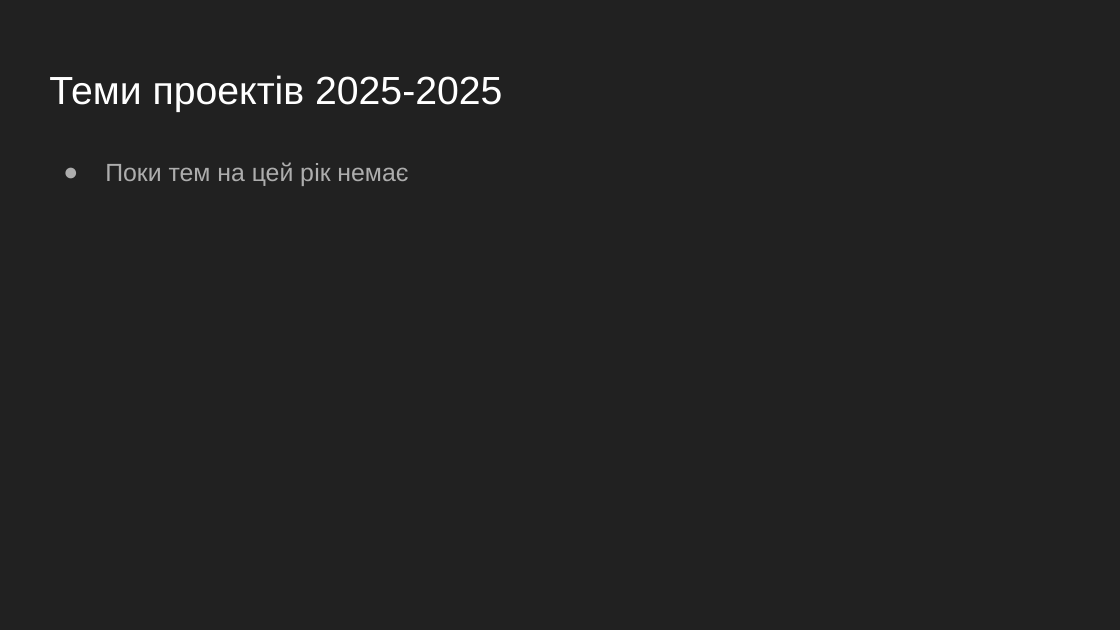
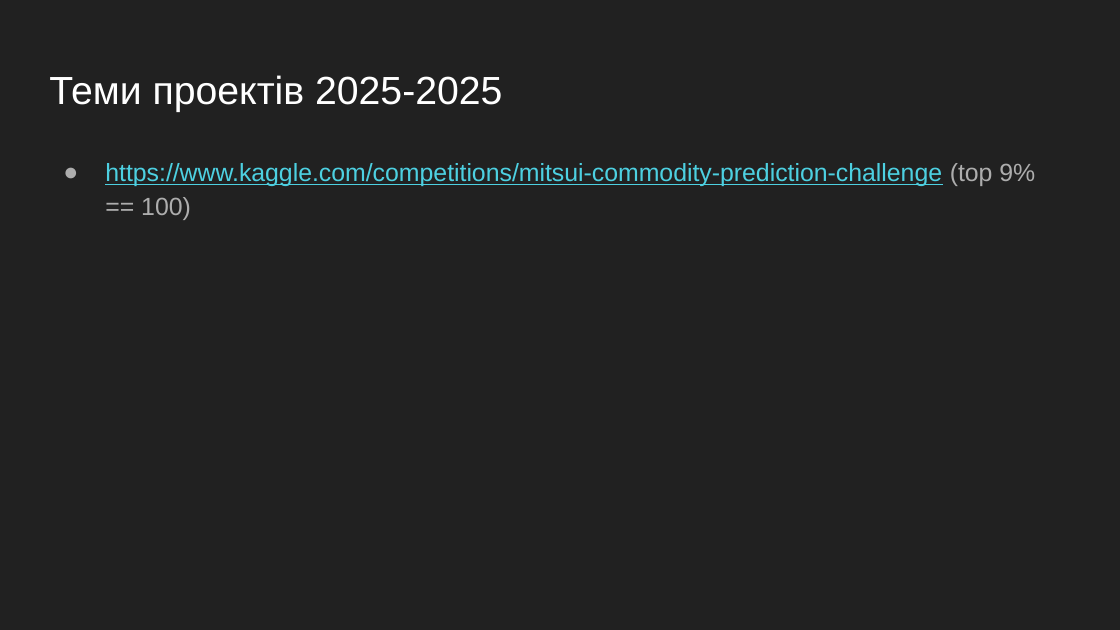
Before and after one commit to GeorgKantsedal/HeorhiiKantsedal.github.io, a slide deck: slide 3 of lectures materials/mmp/files_pptx/MMP0 РСО Очна форма навчання.pptx. Drawn at 1120x630 pixels with LibreOffice and Linux fonts; fonts in the diff are those of the drawing. Boxes give left, top, right and bottom in pixels: in the first picture for what was removed or moved away, otherwise in the second. Text is boxed around its words. In the diff, an @@ line names an element or a change of style, - is before the commit and + after.

```diff
--- a/lectures materials/mmp/files_pptx/MMP0 РСО Очна форма навчання.pptx
+++ b/lectures materials/mmp/files_pptx/MMP0 РСО Очна форма навчання.pptx
@@ text at box(105, 163, 1035, 220): text changed; text colour #ADADAD to #4DD0E1 @@
-● Поки тем на цей рік немає
+● https://www.kaggle.com/competitions/mitsui-commodity-prediction-challenge (top 9% == 100)
```
Also in this commit, not shown: 1 other slide changed, 1 other file.
